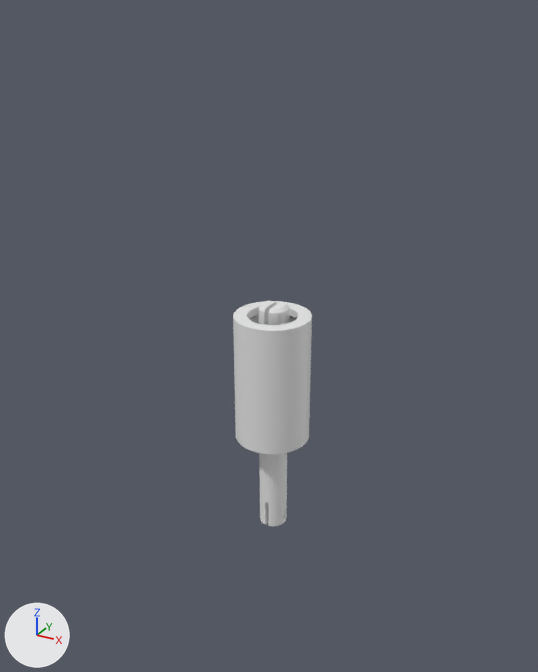
The glTF model suspension/assets/c1_sleeve.glb: old version first, new version second.
One viewpoint serves both versions: a camera (50 mm lens) standing at (40.3, -45.6, 130.9) and looking at (-0.8, 29.2, 93.5). Arrows for +X, +Y and +Z are at lower left; the lights stay in place. The older version comes first.

In view in the first picture: 'geometry_0'.
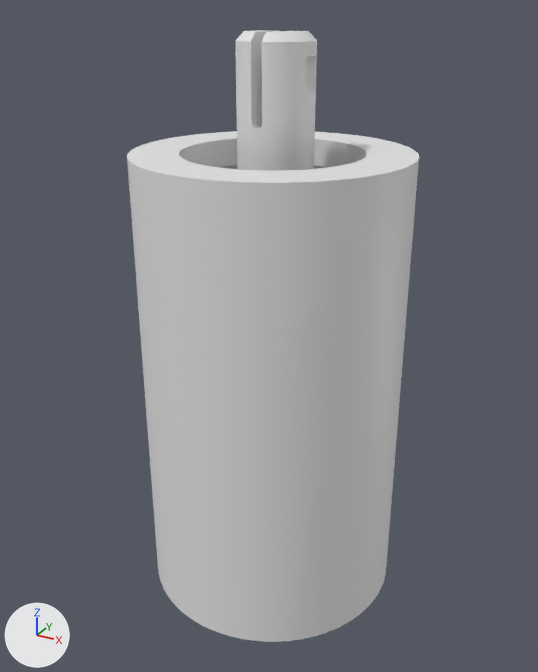
Where the change shows, as pixel boxes [x1, y1, x2, y2] in the pictures (538 x 672 px; the box of a moved part takes in the faces that stretch with it):
'geometry_0', reshaped (266% wider, 170% taller): before [233, 301, 312, 527]; after [127, 30, 419, 642]
part 1 of me_geometry_0, moved or reshaped: before [259, 301, 289, 527]; after [235, 30, 317, 171]
part 2 of me_geometry_0, moved or reshaped: before [233, 301, 312, 454]; after [127, 131, 419, 642]

The edits, one by one:
me_geometry_0 is used by ob_geometry_0; location (0.0, 0.0, 0.0).
me_geometry_0 had 3586 vertices, 7168 faces and spanned x -4.8..4.8, y 23.8..33.4, z 66.0..98.0.
me_geometry_0 now has 3586 vertices, 7168 faces and spans x -16.0..16.0, y 12.6..44.6, z 53.9..128.8.
me_geometry_0 part 1: the loose piece of 1616 vertices spanning x -1.8..1.8, y 27.0..30.2, z 66.0..98.0 is scaled about its middle by 2.34, then moved by (0.0, 0.0, 9.3).
me_geometry_0 part 2: the loose piece of 1970 vertices spanning x -4.8..4.8, y 23.8..33.4, z 79.9..96.7 is scaled about its middle by 3.33.
